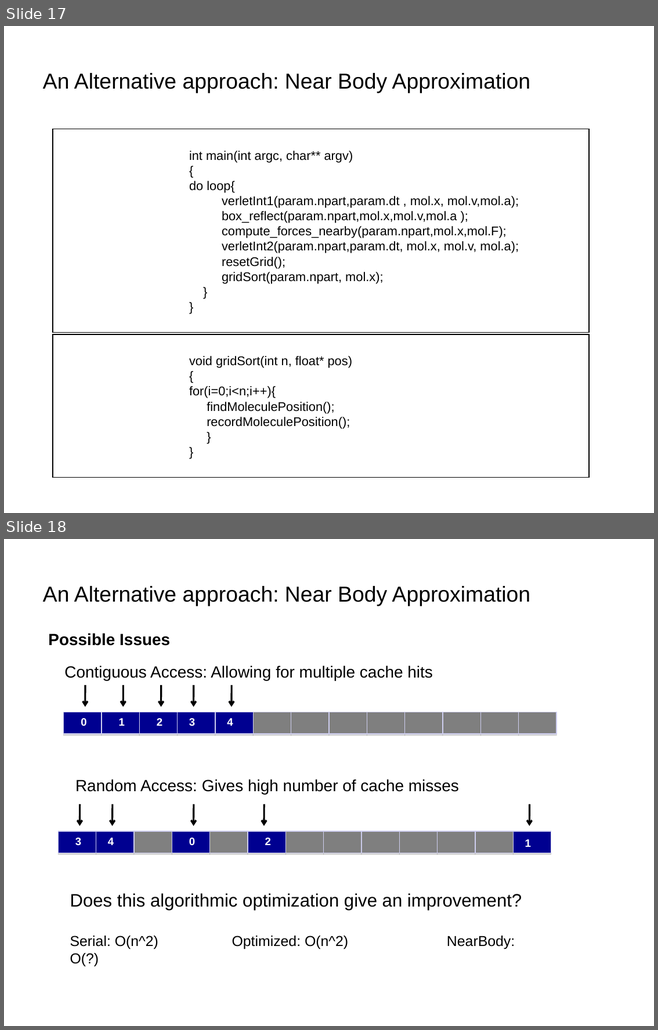
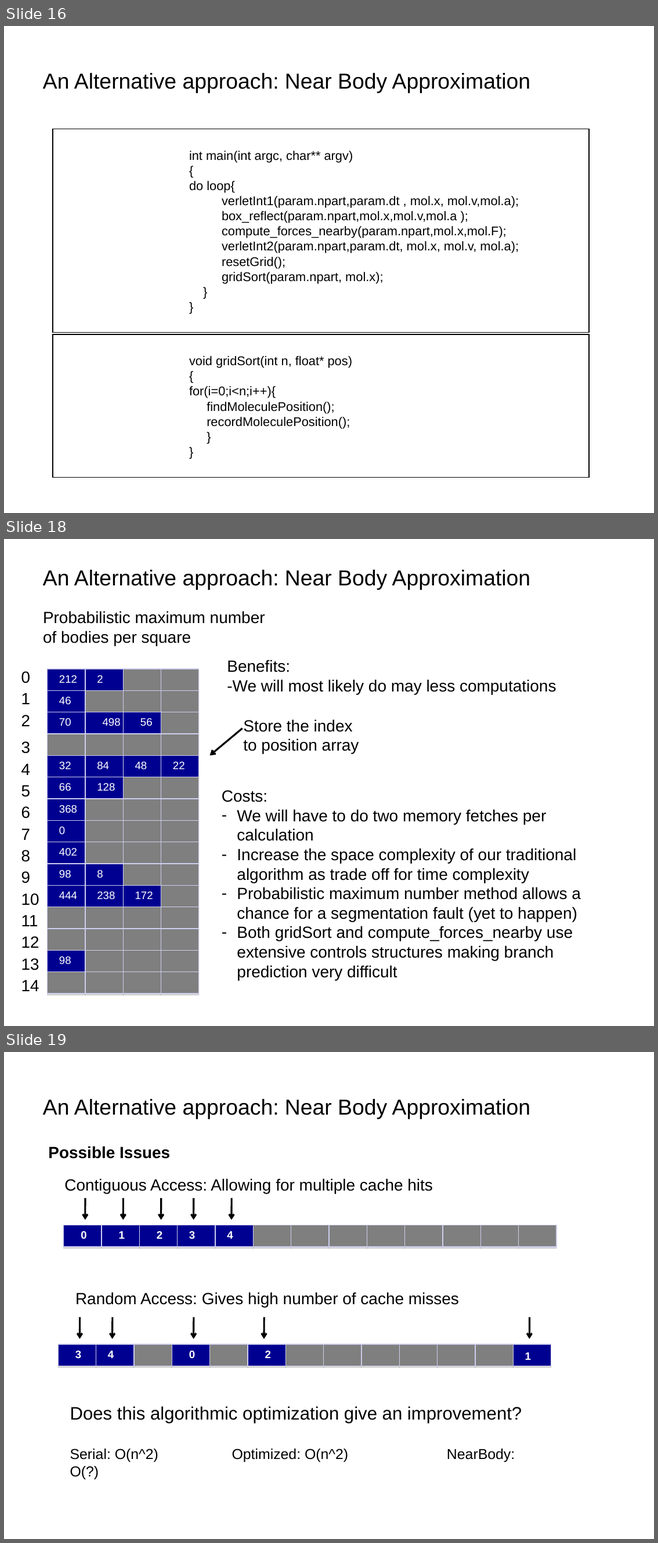
Before and after one commit to ibablewski/project, a slide deck: powerpoint/527Project.ppt. Shown one above the other, each under a label of ours: slides 17 and 18 before the commit, slides 16, 18 and 19 after it; the slides between them are not shown. The pictures are 658x1030 and 658x1543 pixels, drawn with LibreOffice and Linux fonts; fonts in the diff are those of the drawing. Boxes give left, top, right and bottom in pixels: in the first picture for what was removed or moved away, otherwise in the second. Text is boxed around its words. In the diff, an @@ line names an element or a change of style, - is before the commit and + after.

```diff
--- a/powerpoint/527Project.ppt
+++ b/powerpoint/527Project.ppt
@@ slide 18 added at (4,539,654,1026), background #FFFFFF @@
@@ text added at (43,570,531,590), 24 pt, text #000000 @@
+An Alternative approach: Near Body Approximation
@@ text added at (43,611,265,646), 18 pt, text #000000 @@
+Probabilistic maximum number of bodies per square
@@ text added at (227,660,556,694), 18 pt, text #000000 @@
+Benefits:
+-We will most likely do may less computations
@@ text added at (59,675,77,683), 12 pt, text #FFFFFF @@
+212
@@ text added at (97,675,103,683), 12 pt, text #FFFFFF @@
+2
@@ text added at (59,697,71,705), 12 pt, text #FFFFFF @@
+46
@@ text added at (59,718,71,726), 12 pt, text #FFFFFF @@
+70
@@ text added at (103,718,121,726), 12 pt, text #FFFFFF @@
+498
@@ text added at (140,718,152,726), 12 pt, text #FFFFFF @@
+56
@@ arrow added from (242, 729) to (210, 755), #000000 2.01 pt @@
@@ text added at (243,719,359,754), 18 pt, text #000000 @@
+Store the index to position array
@@ text added at (59,762,71,769), 12 pt, text #FFFFFF @@
+32
@@ text added at (97,762,109,769), 12 pt, text #FFFFFF @@
+84
@@ text added at (135,762,147,769), 12 pt, text #FFFFFF @@
+48
@@ text added at (173,762,185,769), 12 pt, text #FFFFFF @@
+22
@@ text added at (59,783,71,791), 12 pt, text #FFFFFF @@
+66
@@ text added at (97,783,115,791), 12 pt, text #FFFFFF @@
+128
@@ text added at (221,790,581,980), 18 pt, text #000000 @@
+Costs:
+– We will have to do two memory fetches per calculation
+– Increase the space complexity of our traditional algorithm as trade off for time complexity
+– Probabilistic maximum number method allows a chance for a segmentation fault (yet to happen)
+– Both gridSort and compute_forces_nearby use extensive controls structures making branch prediction very difficult
@@ text added at (59,805,77,813), 12 pt, text #FFFFFF @@
+368
@@ text added at (59,827,65,834), 12 pt, text #FFFFFF @@
+0
@@ text added at (59,848,77,856), 12 pt, text #FFFFFF @@
+402
@@ text added at (59,870,71,878), 12 pt, text #FFFFFF @@
+98
@@ text added at (97,870,103,878), 12 pt, text #FFFFFF @@
+8
@@ text added at (59,892,77,899), 12 pt, text #FFFFFF @@
+444
@@ text added at (97,892,115,899), 12 pt, text #FFFFFF @@
+238
@@ text added at (135,892,153,899), 12 pt, text #FFFFFF @@
+172
@@ text added at (59,957,71,964), 12 pt, text #FFFFFF @@
+98
@@ group added at (48,669,199,994): 60 rectangles @@
@@ group added at (21,671,39,991): 15 texts @@
+0
+1
+2
+3
+4
+5
+6
+7
+8
+9
+10
+11
+12
+13
+14
@@ what was slide 17 is now slide 16 @@
@@ what was slide 18 is now slide 19 @@
```
Also in this commit, not shown: 3 slides changed, 8 other slides added, 18 other files.
